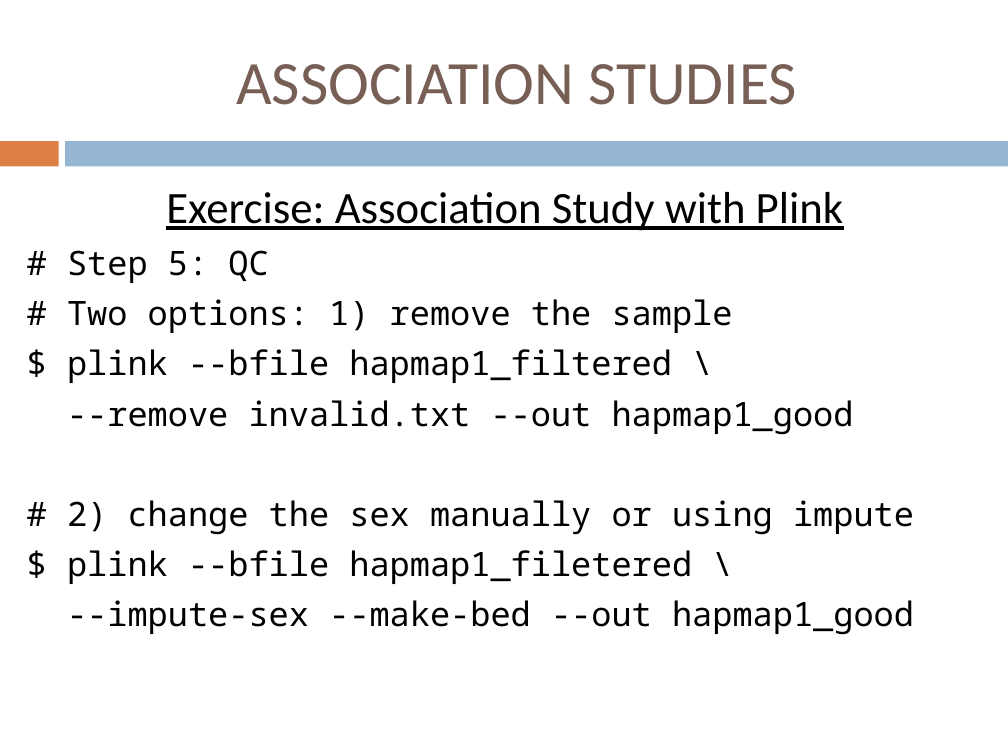
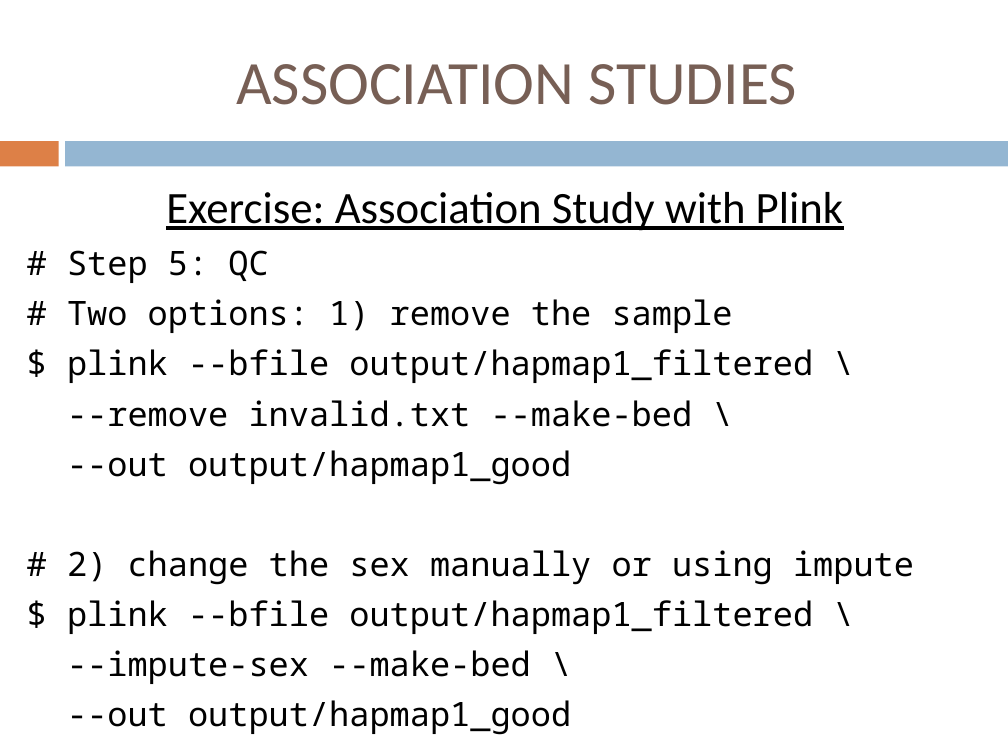
Before and after one commit to jdidion/OpenBioinformaticsWorkshops, a slide deck: slide 35 of development/AdvancedDNASeq/slides/Part5_PopGenAssn.pptx. Drawn at 1008x756 pixels with LibreOffice and Linux fonts; fonts in the diff are those of the drawing. Boxes give left, top, right and bottom in pixels: in the first picture for what was removed or moved away, otherwise in the second. Text is boxed around its words. In the diff, an @@ line names an element or a change of style, - is before the commit and + after.

```diff
--- a/development/AdvancedDNASeq/slides/Part5_PopGenAssn.pptx
+++ b/development/AdvancedDNASeq/slides/Part5_PopGenAssn.pptx
@@ text at [67,349,813,485]: text changed @@
-$ plink --bfile hapmap1_filtered \
---remove invalid.txt --out hapmap1_good
+$ plink --bfile output/hapmap1_filtered \
+--remove invalid.txt --make-bed \
+--out output/hapmap1_good
@@ text at [67,600,813,735]: text changed @@
-$ plink --bfile hapmap1_filetered \
---impute-sex --make-bed --out hapmap1_good
+$ plink --bfile output/hapmap1_filtered \
+--impute-sex --make-bed \
+--out output/hapmap1_good
```
Also in this commit, not shown: 17 other slides changed, 3 other files.
